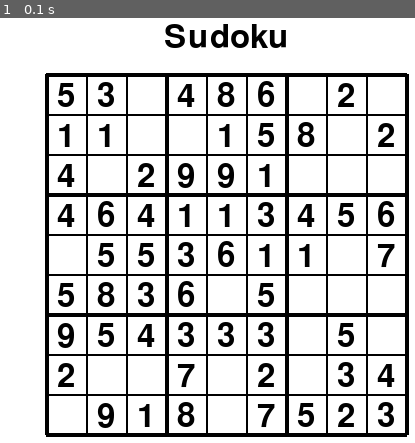
Above: before the commit, frame 1.
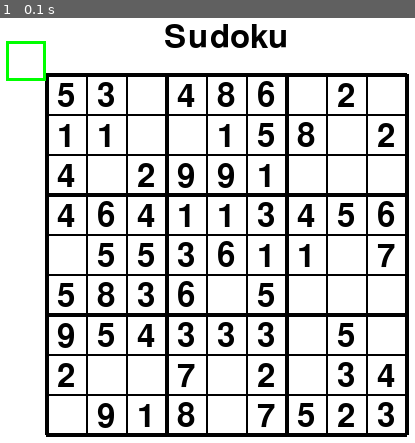
Above: after the commit, the same moment.

Repository: MrReedQEGS/Pygame-Sudoku
Game: pygame game, started from main.py
Same seed, same stepped clock (60 frames per second), same inputs: the game is played once before the commit and once after it.
Inputs:
- Up to frame 1 (0.1 s): no input

The runs differ from the first frame. In frame 1, 0.3% of the frame differs, in the area x 1-12%, y 5-15%.

Commit message:
Update main.py
Just about to fix the "highlight cell" function.  This can then be used to highlight where a person clicks or to highlight all number 3, etc.

A click needs to add a cell to a list of those highlighted.  This is empty most of the time, but contains at least one cell after a click.

Diff:
--- a/main.py
+++ b/main.py
@@ -1,5 +1,7 @@
 import pygame,random
 import sys
+
+DEBUG_PRINT = True
 
 # --- Config ---
 WINDOW_W, WINDOW_H = 640, 720
@@ -31,12 +33,12 @@
 grid_x0 = (WINDOW_W - GRID_W) // 2
 grid_y0 = text_rect.bottom + GAP_TEXT_TO_GRID
 
+GREEN = (0, 255, 0)
 WHITE = (255, 255, 255)
 BLACK = (0, 0, 0)
 Y_PADDING = 6
 
 theNumbers = []
-
 
 #It is not a valid grid in terms of game play.  This is just a test function to allow me to
 #make sure the numbers line up when it is all printed out.
@@ -64,7 +66,6 @@
     x = grid_x0 + i * CELL_SIZE
     y = grid_y0 + i * CELL_SIZE
 
-
     #The sudoku grid has some lines thicker than others!
     lineThickness = LINE_THICKNESS_THIN
     if(i % 3 == 0):
@@ -82,16 +83,43 @@
       number_rect = number_surf.get_rect(center=(grid_x0 + CELL_SIZE//2 + i*CELL_SIZE, grid_y0 + Y_PADDING  + j*CELL_SIZE + number_surf.get_height() // 2))
       screen.blit(number_surf, number_rect)
 
+def WhatCellWasClicked(x,y):
+  col = (x-grid_x0)//CELL_SIZE
+  row = (y-grid_y0)//CELL_SIZE
 
+  #It can't be more than the GRID SIZE - 1
+  if(col<0):
+    col = 0
+  if(col>=GRID_SIZE):
+    col = GRID_SIZE-1
+  if(row<0):
+    row = 0
+  if(row>=GRID_SIZE):
+    row = GRID_SIZE-1
+
+  return col,row
+
+def HighlightCell(col,row):
+  #Draw a box outline the correct size in a particular cell
+  rect = pygame.Rect(100, 100, CELL_SIZE, CELL_SIZE)
+  pygame.draw.rect(screen, GREEN, rect, 3)
+  #print(col,row)
 
 running = True
 RandomGrid()
 RemoveRandomOnes()
-PrintGrid()
+#PrintGrid()
 while running:
   for event in pygame.event.get():
     if event.type == pygame.QUIT:
       running = False
+    if event.type == pygame.MOUSEBUTTONDOWN:
+      if event.button == 1:
+        click_x, click_y = event.pos
+        someCol,someRow = WhatCellWasClicked(click_x,click_y)
+        HighlightCell(someCol,someRow)
+
+
 
   # Background
   screen.fill(WHITE)
@@ -102,6 +130,11 @@
   DrawGrid()
   DrawNumbers()
 
+  #testing
+  rect = pygame.Rect(100, 100, CELL_SIZE, CELL_SIZE)
+  pygame.draw.rect(screen, GREEN, rect, 3)
+
+
   pygame.display.flip()
   clock.tick(FPS)
 
